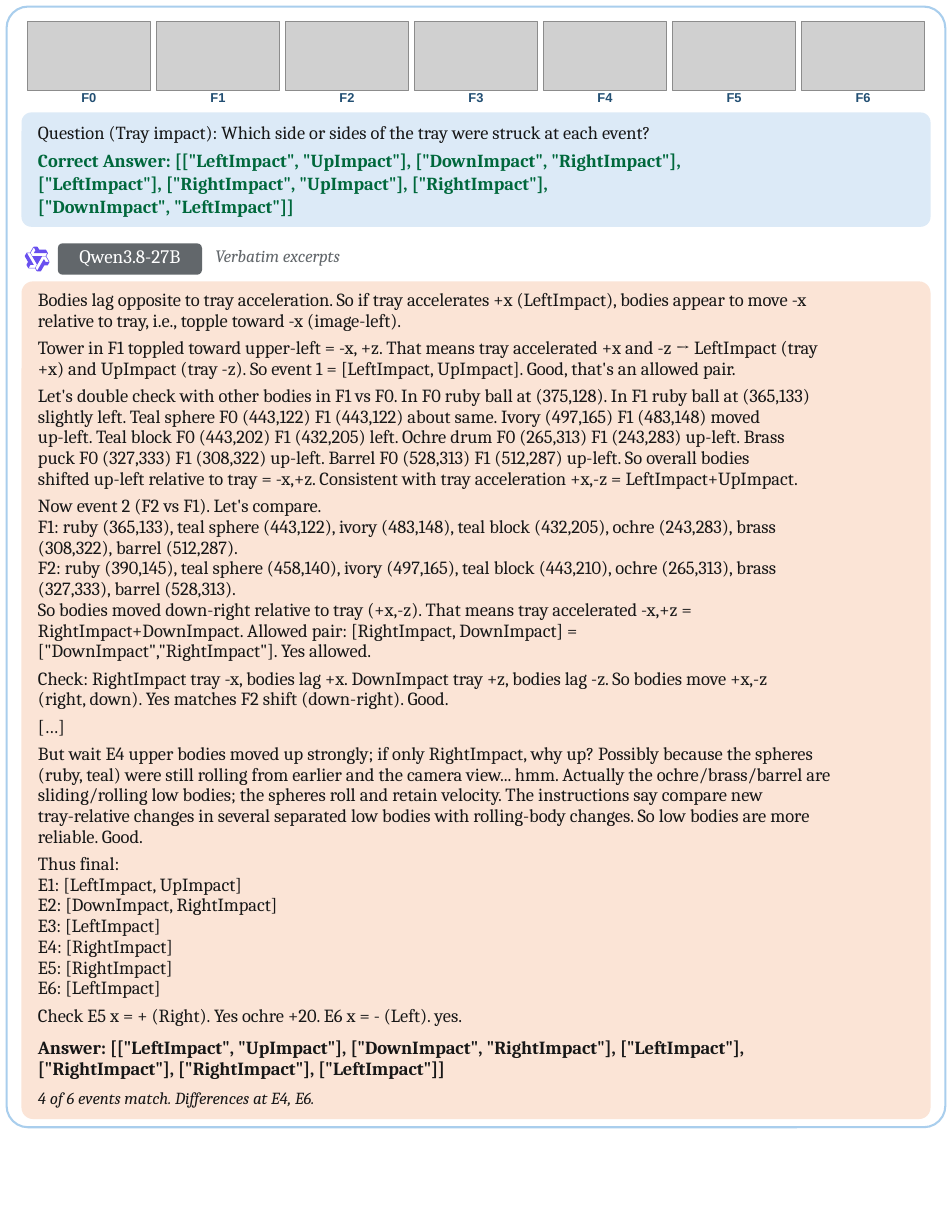
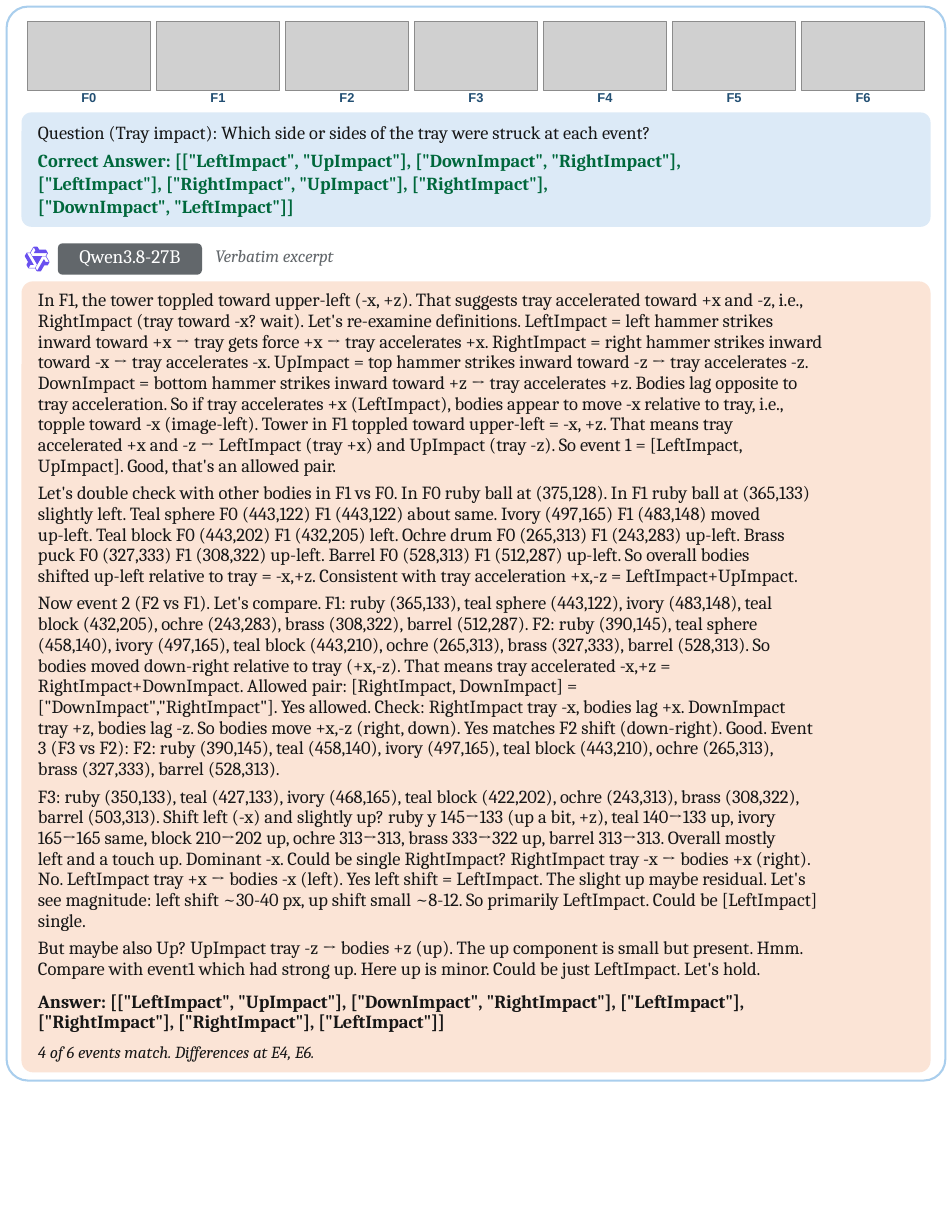
Before and after one commit to PIER-Lab/CaveBench, a slide deck: slide 24 of docs/assets/cases/CaveBench_Case_Studies.pptx. Drawn at 952x1232 pixels with LibreOffice and Linux fonts; fonts in the diff are those of the drawing; grey boxes stand for pictures. Boxes give left, top, right and bottom in pixels: in the first picture for what was removed or moved away, otherwise in the second. Text is boxed around its words. In the diff, an @@ line names an element or a change of style, - is before the commit and + after.

```diff
--- a/docs/assets/cases/CaveBench_Case_Studies.pptx
+++ b/docs/assets/cases/CaveBench_Case_Studies.pptx
@@ rounded rectangle: place and size @@
-rounded rectangle at <box>7,7,946,1127</box>
+rounded rectangle at <box>7,7,946,1081</box>
@@ text at <box>215,250,334,266</box>: text changed @@
-Verbatim excerpts
+Verbatim excerpt
@@ rounded rectangle: place and size @@
-rounded rectangle at <box>21,281,931,1119</box>
+rounded rectangle at <box>21,281,931,1072</box>
@@ rounded rectangle at <box>21,281,931,1072</box>: proportions changed @@
@@ text at <box>38,293,823,476</box>: text changed @@
-Bodies lag opposite to tray acceleration. So if tray accelerates +x (LeftImpact), bodies appear to move -x
-relative to tray, i.e., topple toward -x (image-left).
+In F1, the tower toppled toward upper-left (-x, +z). That suggests tray accelerated toward +x and -z, i.e.,
+RightImpact (tray toward -x? wait). Let's re-examine definitions. LeftImpact = left hammer strikes
+inward toward +x → tray gets force +x → tray accelerates +x. RightImpact = right hammer strikes inward
+toward -x → tray accelerates -x. UpImpact = top hammer strikes inward toward -z → tray accelerates -z.
+DownImpact = bottom hammer strikes inward toward +z → tray accelerates +z. Bodies lag opposite to
+tray acceleration. So if tray accelerates +x (LeftImpact), bodies appear to move -x relative to tray, i.e.,
+topple toward -x (image-left). Tower in F1 toppled toward upper-left = -x, +z. That means tray
+accelerated +x and -z → LeftImpact (tray +x) and UpImpact (tray -z). So event 1 = [LeftImpact,
+UpImpact]. Good, that's an allowed pair.
@@ text removed at <box>38,341,818,379</box> @@
-Tower in F1 toppled toward upper-left = -x, +z. That means tray accelerated +x and -z → LeftImpact (tray
-+x) and UpImpact (tray -z). So event 1 = [LeftImpact, UpImpact]. Good, that's an allowed pair.
@@ text "Let's double check with other ...": place and size @@
-text "Let's double check with other ..." at <box>38,389,809,489</box>
+text "Let's double check with other ..." at <box>38,486,809,586</box>
@@ text removed at <box>38,499,322,516</box> @@
-Now event 2 (F2 vs F1). Let's compare.
@@ text removed at <box>38,520,776,557</box> @@
-F1: ruby (365,133), teal sphere (443,122), ivory (483,148), teal block (432,205), ochre (243,283), brass
-(308,322), barrel (512,287).
@@ text removed at <box>38,561,776,598</box> @@
-F2: ruby (390,145), teal sphere (458,140), ivory (497,165), teal block (443,210), ochre (265,313), brass
-(327,333), barrel (528,313).
@@ text at <box>38,596,813,778</box>: text changed @@
-Check: RightImpact tray -x, bodies lag +x. DownImpact tray +z, bodies lag -z. So bodies move +x,-z
-(right, down). Yes matches F2 shift (down-right). Good.
+Now event 2 (F2 vs F1). Let's compare. F1: ruby (365,133), teal sphere (443,122), ivory (483,148), teal
+block (432,205), ochre (243,283), brass (308,322), barrel (512,287). F2: ruby (390,145), teal sphere
+(458,140), ivory (497,165), teal block (443,210), ochre (265,313), brass (327,333), barrel (528,313). So
+bodies moved down-right relative to tray (+x,-z). That means tray accelerated -x,+z =
+RightImpact+DownImpact. Allowed pair: [RightImpact, DownImpact] =
+["DownImpact","RightImpact"]. Yes allowed. Check: RightImpact tray -x, bodies lag +x. DownImpact
+tray +z, bodies lag -z. So bodies move +x,-z (right, down). Yes matches F2 shift (down-right). Good. Event
+3 (F3 vs F2): F2: ruby (390,145), teal (458,140), ivory (497,165), teal block (443,210), ochre (265,313),
+brass (327,333), barrel (528,313).
@@ text removed at <box>38,603,677,661</box> @@
-So bodies moved down-right relative to tray (+x,-z). That means tray accelerated -x,+z =
-RightImpact+DownImpact. Allowed pair: [RightImpact, DownImpact] =
-["DownImpact","RightImpact"]. Yes allowed.
@@ text removed at <box>38,716,914,740</box> @@
-[…]
@@ text removed at <box>38,747,830,843</box> @@
-But wait E4 upper bodies moved up strongly; if only RightImpact, why up? Possibly because the spheres
-(ruby, teal) were still rolling from earlier and the camera view... hmm. Actually the ochre/brass/barrel are
-sliding/rolling low bodies; the spheres roll and retain velocity. The instructions say compare new
-tray-relative changes in several separated low bodies with rolling-body changes. So low bodies are more
-reliable. Good.
@@ text added at <box>38,790,817,931</box>, 11.2 pt, text #171717 @@
+F3: ruby (350,133), teal (427,133), ivory (468,165), teal block (422,202), ochre (243,313), brass (308,322),
+barrel (503,313). Shift left (-x) and slightly up? ruby y 145→133 (up a bit, +z), teal 140→133 up, ivory
+165→165 same, block 210→202 up, ochre 313→313, brass 333→322 up, barrel 313→313. Overall mostly
+left and a touch up. Dominant -x. Could be single RightImpact? RightImpact tray -x → bodies +x (right).
+No. LeftImpact tray +x → bodies -x (left). Yes left shift = LeftImpact. The slight up maybe residual. Let's
+see magnitude: left shift ~30-40 px, up shift small ~8-12. So primarily LeftImpact. Could be [LeftImpact]
+single.
@@ text removed at <box>38,857,120,870</box> @@
-Thus final:
@@ text removed at <box>38,878,242,895</box> @@
-E1: [LeftImpact, UpImpact]
@@ text removed at <box>38,898,278,915</box> @@
-E2: [DownImpact, RightImpact]
@@ text removed at <box>38,919,160,936</box> @@
-E3: [LeftImpact]
@@ text removed at <box>38,940,173,957</box> @@
-E4: [RightImpact]
@@ text added at <box>38,941,804,979</box>, 11.2 pt, text #171717 @@
+But maybe also Up? UpImpact tray -z → bodies +z (up). The up component is small but present. Hmm.
+Compare with event1 which had strong up. Here up is minor. Could be just LeftImpact. Let's hold.
@@ text removed at <box>38,961,172,978</box> @@
-E5: [RightImpact]
@@ text removed at <box>38,977,160,998</box> @@
-E6: [LeftImpact]
@@ text "Answer: [["LeftImpact", "UpImpact"], ["DownImpact", "RightIm ...": place and size @@
-text "Answer: [["LeftImpact", "UpImpact"], ["DownImpact", "RightIm ..." at <box>38,1040,744,1079</box>
+text "Answer: [["LeftImpact", "UpImpact"], ["DownImpact", "RightIm ..." at <box>38,994,744,1032</box>
@@ text removed at <box>38,1009,462,1026</box> @@
-Check E5 x = + (Right). Yes ochre +20. E6 x = - (Left). yes.
@@ text "4 of 6 events match. ...": place and size @@
-text "4 of 6 events match. ..." at <box>38,1092,314,1108</box>
+text "4 of 6 events match. ..." at <box>38,1046,314,1062</box>
```
Also in this commit, not shown: 19 other slides changed, 27 other files.
